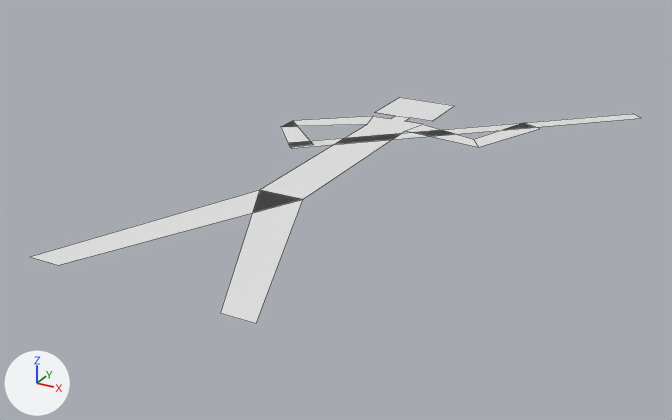
The Blender file Shapes/stickman.blend, before and after one commit.
Camera for both pictures: a camera (50 mm lens) standing at (0.732, -0.798, 0.427) and looking at (0.043, 0.454, -0.2). Every picture has the same lights, and +X, +Y and +Z are marked at lower left. Mesh edges are drawn as thin lines.

The first picture shows 'legs', 'torso'.
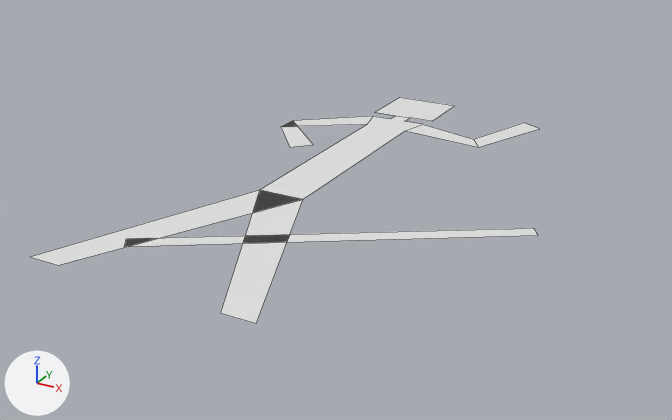
The newer file adds a shape key; the second version is drawn at full value of the shape key 'Drop 1' of 'torso', and the change is written as the vertex moves it makes.

Boxes (x1, y1, x2, y2) around the edits, measured in the pictures (672 x 420 px; the box of a moved part takes in the faces that stretch with it):
```json
{"object": "torso", "change": "reshaped", "before": [260, 97, 640, 199], "after": [124, 97, 539, 247], "on screen": "9% wider, 47% taller"}
{"part": 1, "of": "me_plane", "change": "moved or reshaped", "before": [291, 114, 640, 148], "after": [124, 228, 538, 247]}
```

Edits to the scene script, one JSON object a line:
```json
{"block": "me_plane", "where": "me_plane.from_pydata(...)  # 26 vertices, 7 faces; spans x -0.178..0.414, y 0.353..1.044, z -0.143"}
{"block": "me_plane", "where": "# used by ob_torso; location = (0.0, 0.0, 0.0)"}
{"block": "me_plane", "change": "me_plane part 1"}
{"op": "set", "path": "me_plane.vertices[22].co", "old": "(-0.097, 0.545, -0.143)", "new": "(-0.093, 0.087, -0.143)", "note": "pixel (291, 148) -> pixel (124, 246)"}
{"op": "set", "path": "me_plane.vertices[23].co", "old": "(-0.118, 0.567, -0.143)", "new": "(-0.107, 0.108, -0.143)", "note": "pixel (288, 142) -> pixel (126, 238)"}
{"op": "set", "path": "me_plane.vertices[24].co", "old": "(0.414, 1.023, -0.143)", "new": "(0.403, 0.402, -0.143)", "note": "pixel (641, 118) -> pixel (538, 235)"}
{"op": "set", "path": "me_plane.vertices[25].co", "old": "(0.393, 1.044, -0.143)", "new": "(0.389, 0.423, -0.143)", "note": "pixel (632, 113) -> pixel (533, 228)"}
```
